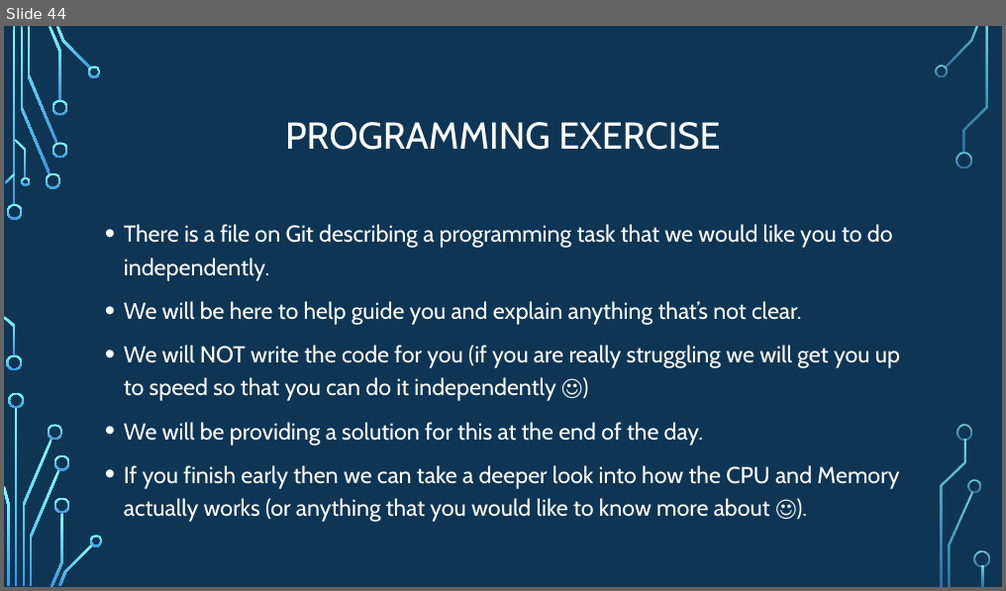
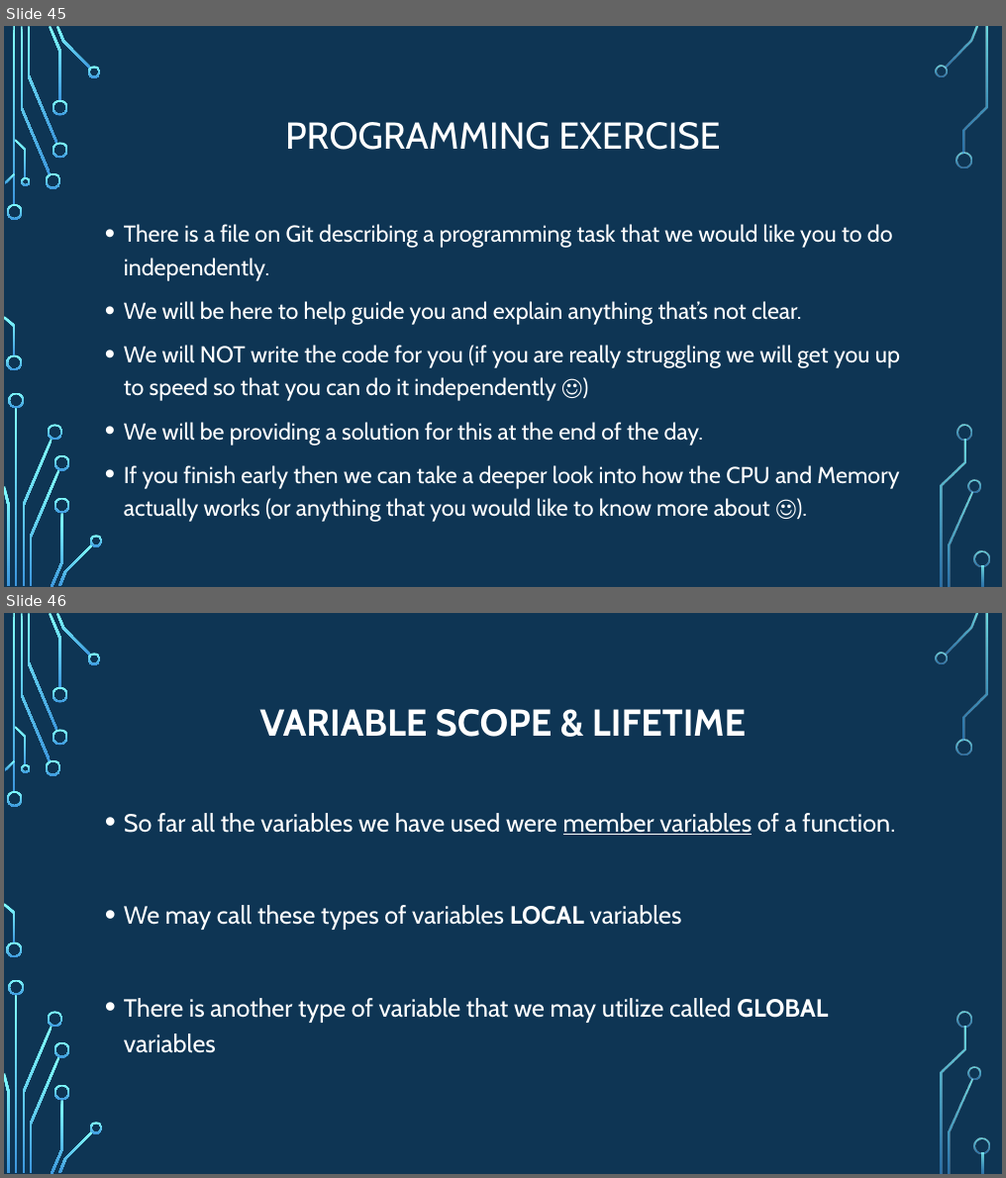
Before and after one commit to psypdt/ZIS_C-_Summer_Course_2019, a slide deck: Day_2/Day_2.pptx. Shown one above the other, each under a label of ours: slide 44 before the commit, slides 45 and 46 after it. The pictures are 1006x591 and 1006x1178 pixels, drawn with LibreOffice and Linux fonts; fonts in the diff are those of the drawing; background and template pictures are left out. Boxes give left, top, right and bottom in pixels: in the first picture for what was removed or moved away, otherwise in the second. Text is boxed around its words. In the diff, an @@ line names an element or a change of style, - is before the commit and + after.

```diff
--- a/Day_2/Day_2.pptx
+++ b/Day_2/Day_2.pptx
@@ slide 46 added at bbox=[4, 613, 1002, 1174], background picture (left out); not listed: 36 template elements that a slide beside it also shows @@
@@ title added at bbox=[260, 709, 746, 737], 36 pt, text #FFFFFF, bold @@
+VARIABLE SCOPE & LIFETIME
@@ text added at bbox=[124, 813, 895, 1054], 24 pt, text #FFFFFF @@
+• So far all the variables we have used were member variables of a function.
+• We may call these types of variables LOCAL variables
+• There is another type of variable that we may utilize called GLOBAL variables
@@ what was slide 44 is now slide 45 @@
```
Also in this commit, not shown: 6 slides changed, 5 other slides added, 3 other files.
